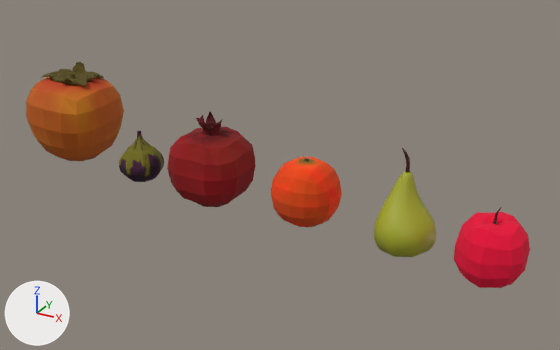
A saved change to the Blender file Frutti.blend.
Rendered twice from a 50 mm camera at (-0.97, -11.54, 6.24) aimed at (-7.4, 0.15, 0.4). Arrows for +X, +Y and +Z are at lower left; the lights stay in place.

The first picture shows 'Arancia', 'Caco', 'Caco_picciolo', 'Fico', 'Mela', 'Melograno', 'Pera'.
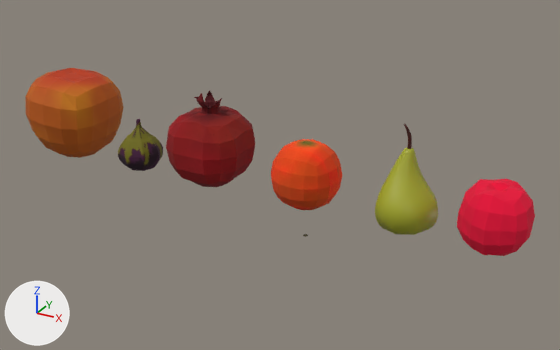
Changed parts and their boxes (x1, y1, x2, y2) in the pictures (560 x 350 px):
'Melograno', moved: before (167, 112, 256, 207); after (166, 90, 255, 187)
'Caco', moved: before (26, 77, 124, 161); after (25, 68, 124, 158)
'Mela', moved: before (454, 212, 530, 288); after (457, 179, 535, 256)
'Arancia', moved: before (271, 157, 342, 227); after (271, 139, 342, 210)
'Pera', moved: before (374, 171, 436, 257); after (375, 148, 438, 235)
'Fico', moved: before (119, 131, 164, 182); after (118, 119, 163, 171)
'Caco_picciolo', moved (not visible afterwards): before (41, 62, 104, 86)
'Pera_picciolo', moved: before (402, 148, 410, 173); after (404, 123, 412, 149)
'Mela_picciolo', moved (not visible afterwards): before (492, 207, 502, 225)

What the commit changed:
me_cube has 105 vertices, 104 faces and spans x -0.74..0.76, y -0.79..0.73, z -0.8..0.65.
me_cube is used by ob_caco; location (-12.21, 0.0, 0.87); scale (1.21, 1.21, 1.21).
me_cube part 1: the whole mesh is moved by (0.0, 0.0, 0.79).
me_cube_002 has 352 vertices, 346 faces and spans x -0.78..0.78, y -0.78..0.78, z -0.84..1.05.
me_cube_002 is used by ob_melograno; location (-8.8, -0.03, 0.41).
me_cube_002 part 2: the whole mesh is moved by (0.0, 0.0, 0.83).
me_cube_003 has 128 vertices, 118 faces and spans x -0.84..0.84, y -0.84..0.84, z -0.82..0.82.
me_cube_003 is used by ob_arancia; location (-6.76, -0.03, 0.26); scale (0.764, 0.764, 0.764).
me_cube_003 part 3: the whole mesh is moved by (0.0, 0.0, 0.8).
me_cube_005 has 129 vertices, 116 faces and spans x -0.76..0.76, y -0.83..0.84, z -0.82..0.68.
me_cube_005 is used by ob_mela; location (-3.34, -0.02, 0.01); scale (0.755, 0.755, 0.755).
me_cube_005 part 4: the whole mesh is moved by (0.0, 0.0, 0.82).
Object 'Caco' (ob_caco) moves from (-12.21, 0.0, 0.87) to (-12.21, 0.0, 0.0).
Object 'Fico' (ob_fico) moves from (-10.54, -0.03, -0.25) to (-10.54, -0.03, 0.0).
Object 'Melograno' (ob_melograno) moves from (-8.8, -0.03, 0.41) to (-8.8, -0.03, 0.0).
Object 'Arancia' (ob_arancia) moves from (-6.76, -0.03, 0.26) to (-6.76, -0.03, 0.0).
Object 'Pera' (ob_pera) moves from (-4.83, -0.02, -0.43) to (-4.83, -0.02, 0.0).
Object 'Mela' (ob_mela) moves from (-3.34, -0.02, 0.01) to (-3.34, -0.02, 0.0).
